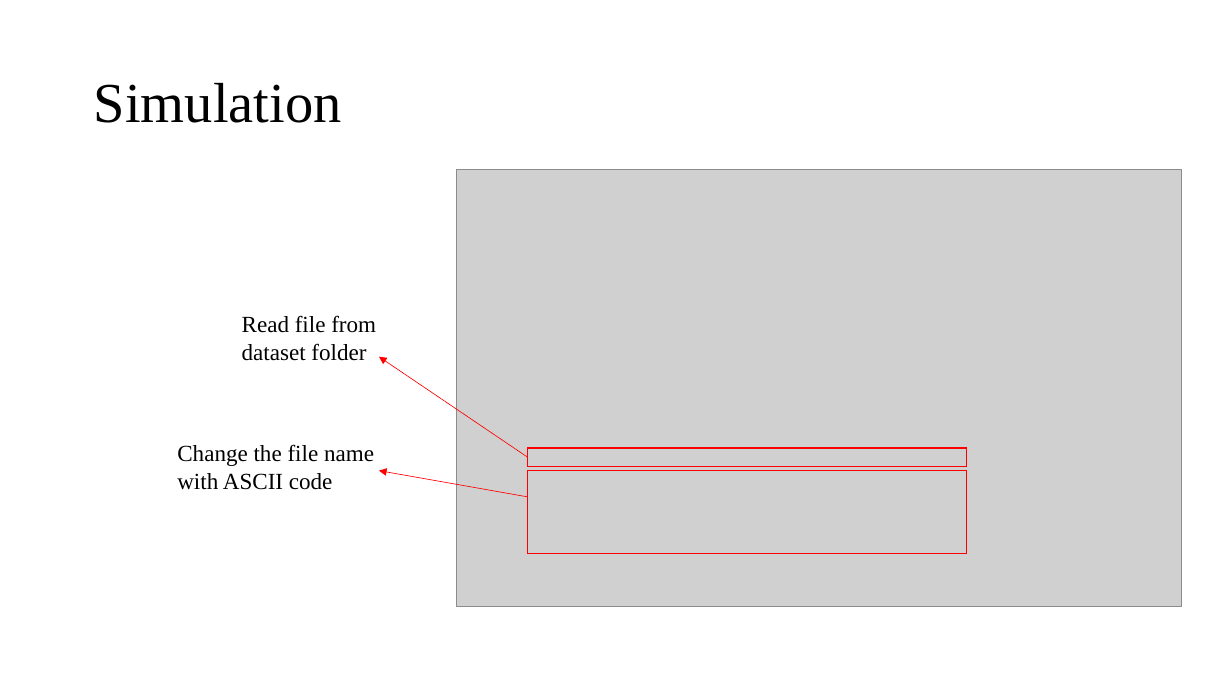
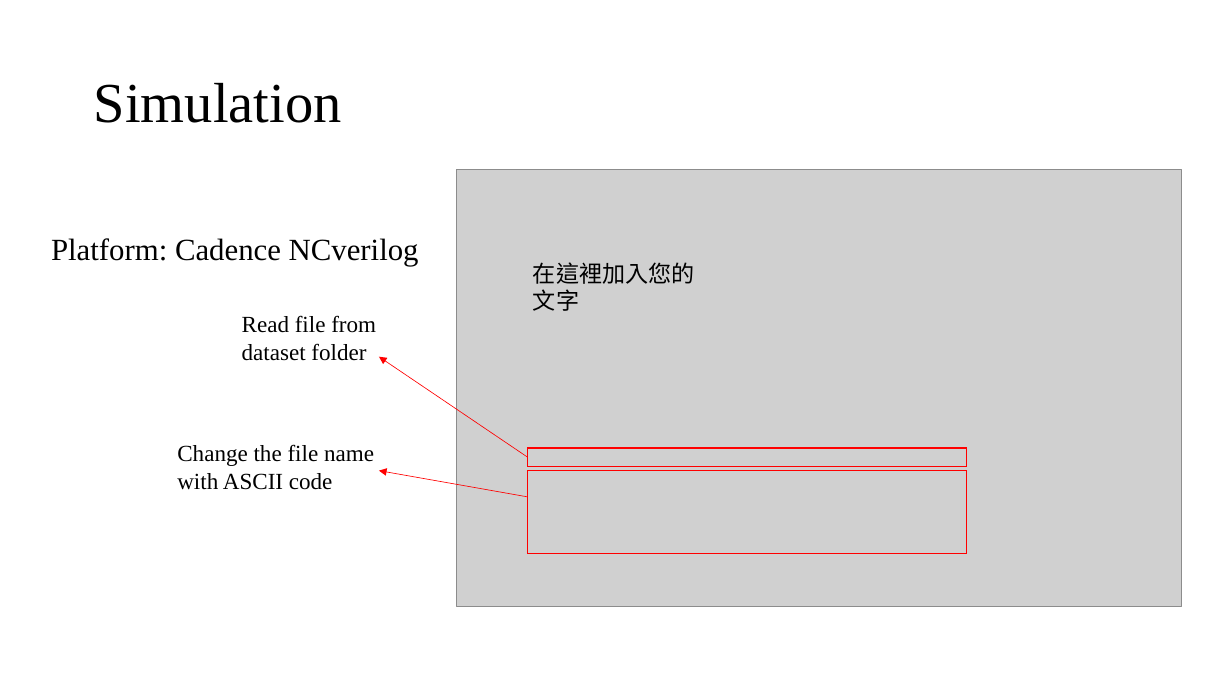
Before and after one commit to Ting199708/Ting199708.github.io, a slide deck: slide 10 of formal.pptx. Drawn at 1232x693 pixels with LibreOffice and Linux fonts; fonts in the diff are those of the drawing; grey boxes stand for pictures. Boxes give left, top, right and bottom in pixels: in the first picture for what was removed or moved away, otherwise in the second. Text is boxed around its words. In the diff, an @@ line names an element or a change of style, - is before the commit and + after.

```diff
--- a/formal.pptx
+++ b/formal.pptx
@@ text added at <box>51,238,419,266</box>, 24 pt, text #000000 @@
+Platform: Cadence NCverilog
@@ text added at <box>533,262,695,311</box>, 18 pt, text #000000 @@
+在這裡加入您的文字
```
